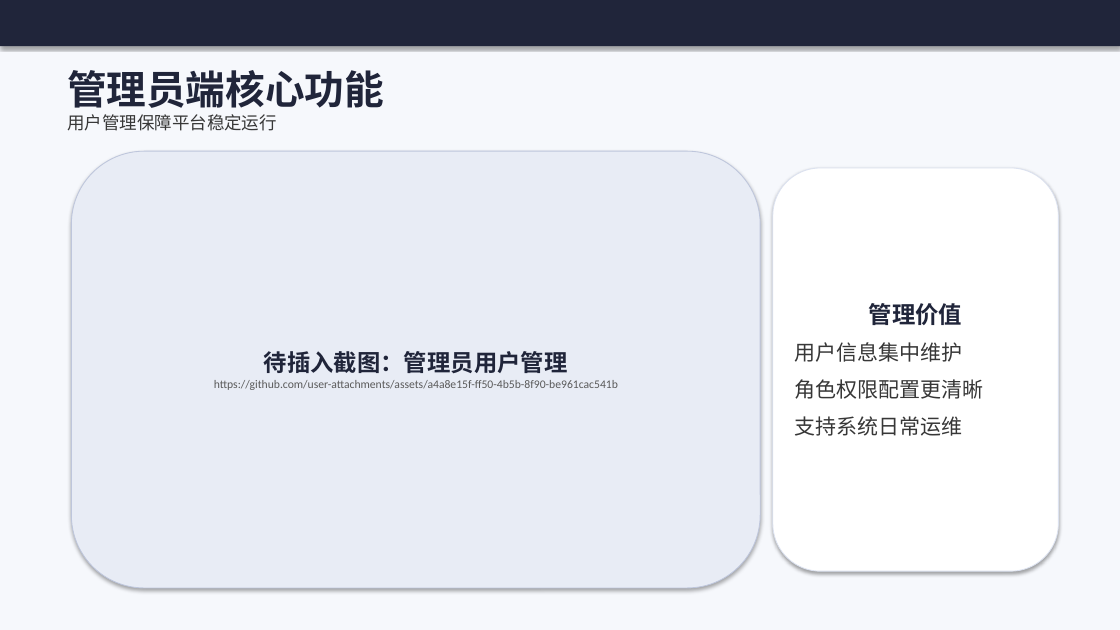
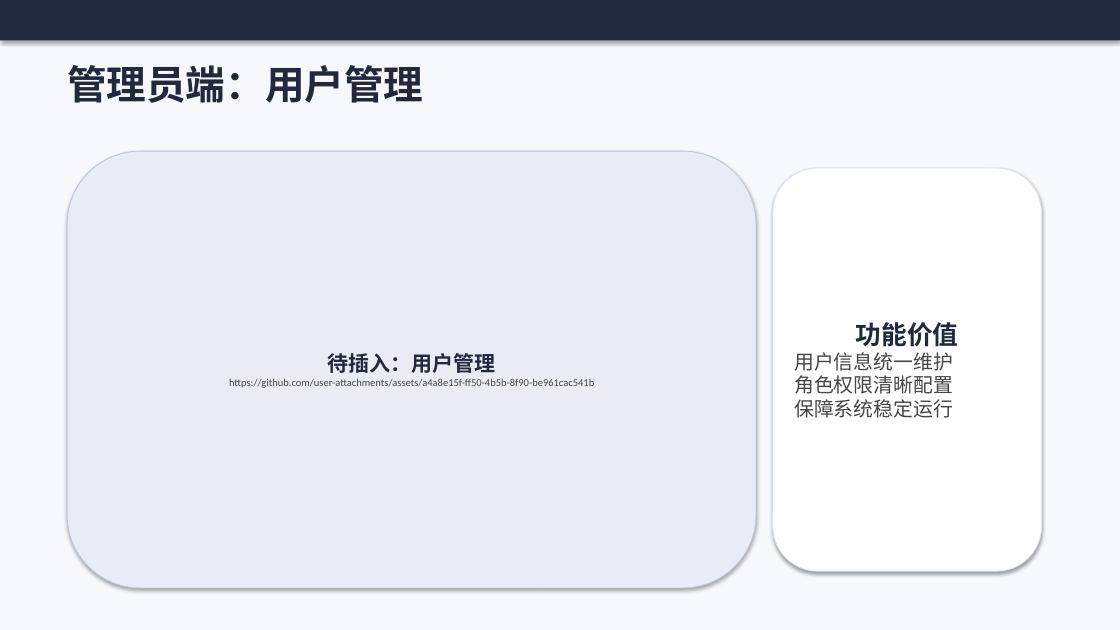
Before and after one commit to cxkqq/Student_Exam, a slide deck: slide 13 of defense_ppt.pptx (slide 8 before the commit). Drawn at 1120x630 pixels with LibreOffice and Linux fonts; fonts in the diff are those of the drawing. Boxes give left, top, right and bottom in pixels: in the first picture for what was removed or moved away, otherwise in the second. Text is boxed around its words. In the diff, an @@ line names an element or a change of style, - is before the commit and + after.

```diff
--- a/defense_ppt.pptx
+++ b/defense_ppt.pptx
@@ rectangle: place and size @@
-rectangle at (0,0,1120,46)
+rectangle at (0,0,1120,40)
@@ rectangle at (0,0,1120,40): fill #20253A to #22293F @@
@@ text at (67,65,424,103): text changed; size 15 to 34 pt; text colour #373737 to #22293F; bold on @@
-管理员端核心功能
-用户管理保障平台稳定运行
+管理员端：用户管理
@@ rounded rectangle "待插入：用户管理": place and size @@
-rounded rectangle "待插入：用户管理" at (71,151,760,588)
+rounded rectangle "待插入：用户管理" at (67,151,756,588)
@@ rounded rectangle "功能价值": place and size @@
-rounded rectangle "功能价值" at (773,168,1059,571)
+rounded rectangle "功能价值" at (773,168,1042,571)
@@ text in rounded rectangle at (794,322,959,418): text changed; size 18 to 17 pt; text colour #373737 to #464646 @@
-管理价值
-用户信息集中维护
-角色权限配置更清晰
-支持系统日常运维
+功能价值
+用户信息统一维护
+角色权限清晰配置
+保障系统稳定运行
@@ text in rounded rectangle at (328,353,496,373): text changed; size 20 to 18 pt; text colour #20253A to #22293F @@
-待插入截图：管理员用户管理
+待插入：用户管理
@@ text in rounded rectangle at (229,378,594,388): size 10 to 9 pt, text colour #5A5A5A to #464646 @@
```
Also in this commit, not shown: 5 other slides changed, 9 slides added, 4 slides removed.
